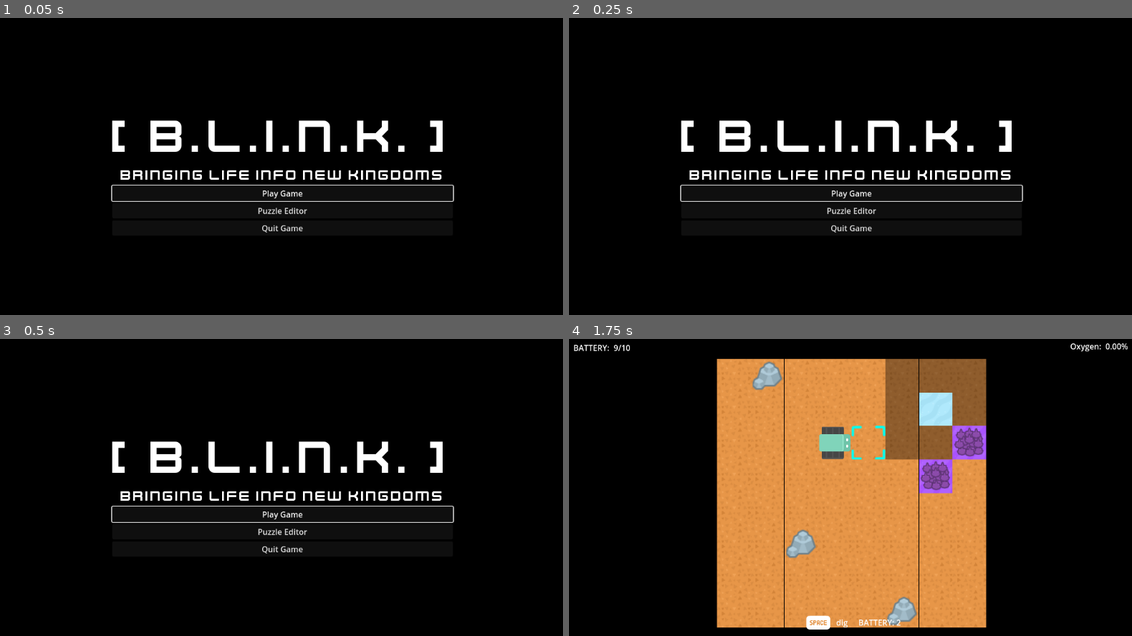
Above: before the commit, frames 1-4 (two rows, left to right).
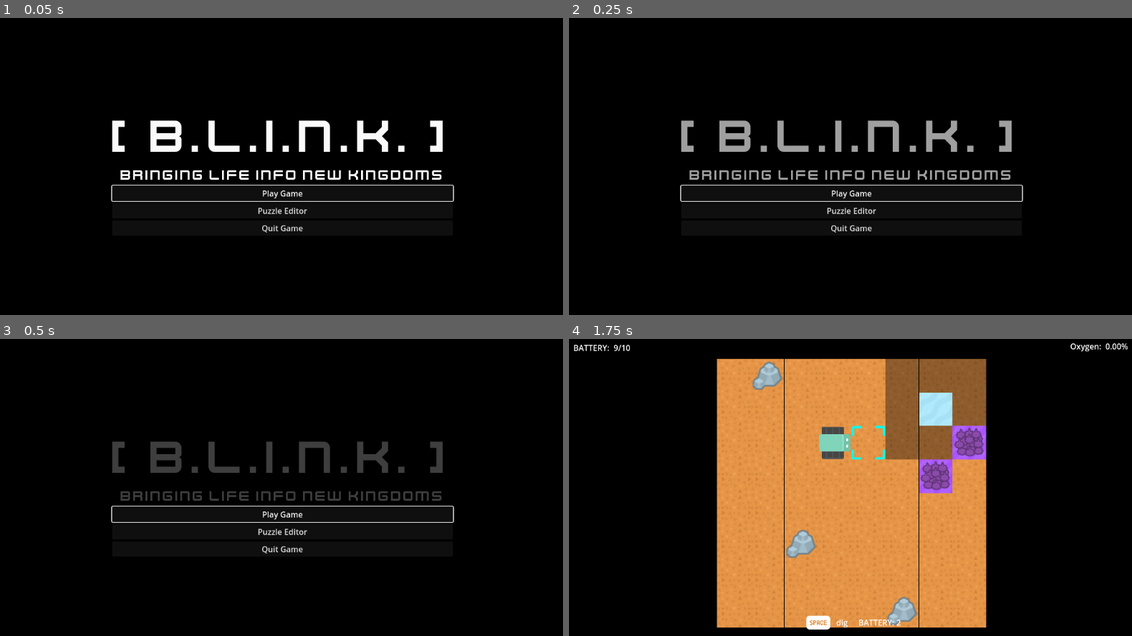
Above: after the commit, the same moments.

Repository: bardunbar/galway-game-jam-23
Game: Godot game, scene res://screens/main_menu/main_menu_scene.tscn
Same seed, same stepped clock (60 frames per second), same inputs: the game is played once before the commit and once after it.
Inputs (mouse positions are in pixels of both pictures, inside the frame that each line leads up to):
- Up to frame 1 (0.05 s): no input
- Up to frame 2 (0.25 s): no input
- Up to frame 3 (0.5 s): no input
- Up to frame 4 (1.75 s): click "Play Game" at 0.5 s; tap Enter at 1.25 s; move the mouse to (732, 374) at 1.27 s; hold Right (move_right) from 1.28 s (still down); tap Space (Action_1) at 1.35 s; click (732, 374) at 1.42 s

The runs differ from the first frame. In frame 2, 2.8% of the frame differs, in the area x 19-79%, y 34-55%; in frame 3, 2.9%; in frame 4, nothing differs.

Commit message:
Adds basic blinking animation to main menu.

Diff:
--- a/project/screens/main_menu/main_menu_scene.tscn
+++ b/project/screens/main_menu/main_menu_scene.tscn
@@ -1,9 +1,46 @@
-[gd_scene load_steps=5 format=3 uid="uid://cg2pqihw6wjud"]
+[gd_scene load_steps=8 format=3 uid="uid://cg2pqihw6wjud"]
 
 [ext_resource type="Script" uid="uid://uo5g3ojn10ra" path="res://screens/main_menu/main_menu_script.gd" id="1_givtq"]
 [ext_resource type="PackedScene" uid="uid://cfnef885bvt5u" path="res://screens/game/game_scene.tscn" id="2_6iutv"]
 [ext_resource type="PackedScene" uid="uid://cuxgy6siierjg" path="res://screens/puzzle_editor/puzzle_editor.tscn" id="3_otqs2"]
 [ext_resource type="FontFile" uid="uid://dl7ft0c6fs5vb" path="res://assets/fonts/Kenney Future.ttf" id="4_otqs2"]
+
+[sub_resource type="Animation" id="Animation_otqs2"]
+resource_name = "logo_blink"
+loop_mode = 1
+tracks/0/type = "value"
+tracks/0/imported = false
+tracks/0/enabled = true
+tracks/0/path = NodePath("MenuUI/CenterContainer/UIContainer/TitleContainer:modulate")
+tracks/0/interp = 2
+tracks/0/loop_wrap = true
+tracks/0/keys = {
+"times": PackedFloat32Array(0, 0.5, 1),
+"transitions": PackedFloat32Array(1, 1, 1),
+"update": 0,
+"values": [Color(1, 1, 1, 1), Color(1, 1, 1, 0.243137), Color(1, 1, 1, 1)]
+}
+
+[sub_resource type="Animation" id="Animation_2qflc"]
+length = 0.001
+tracks/0/type = "value"
+tracks/0/imported = false
+tracks/0/enabled = true
+tracks/0/path = NodePath("MenuUI/CenterContainer/UIContainer/TitleContainer:modulate")
+tracks/0/interp = 1
+tracks/0/loop_wrap = true
+tracks/0/keys = {
+"times": PackedFloat32Array(0),
+"transitions": PackedFloat32Array(1),
+"update": 0,
+"values": [Color(1, 1, 1, 1)]
+}
+
+[sub_resource type="AnimationLibrary" id="AnimationLibrary_vndbf"]
+_data = {
+&"RESET": SubResource("Animation_2qflc"),
+&"logo_blink": SubResource("Animation_otqs2")
+}
 
 [node name="MainMenuScene" type="Node2D"]
 script = ExtResource("1_givtq")
@@ -63,3 +100,9 @@
 layout_mode = 2
 focus_neighbor_top = NodePath("../PuzzleEditor")
 text = "Quit Game"
+
+[node name="AnimationPlayer" type="AnimationPlayer" parent="."]
+libraries = {
+&"": SubResource("AnimationLibrary_vndbf")
+}
+autoplay = "logo_blink"
Binary file added: project/assets/textures/star_texture.png
Not shown, added: project/assets/textures/star_texture.png.import
Not shown, added: project/assets/textures/hole_placeholder_texture.png-autosave.kra
Not shown, added: project/assets/textures/star_texture.kra
Not shown, added: project/assets/textures/star_texture.png~
